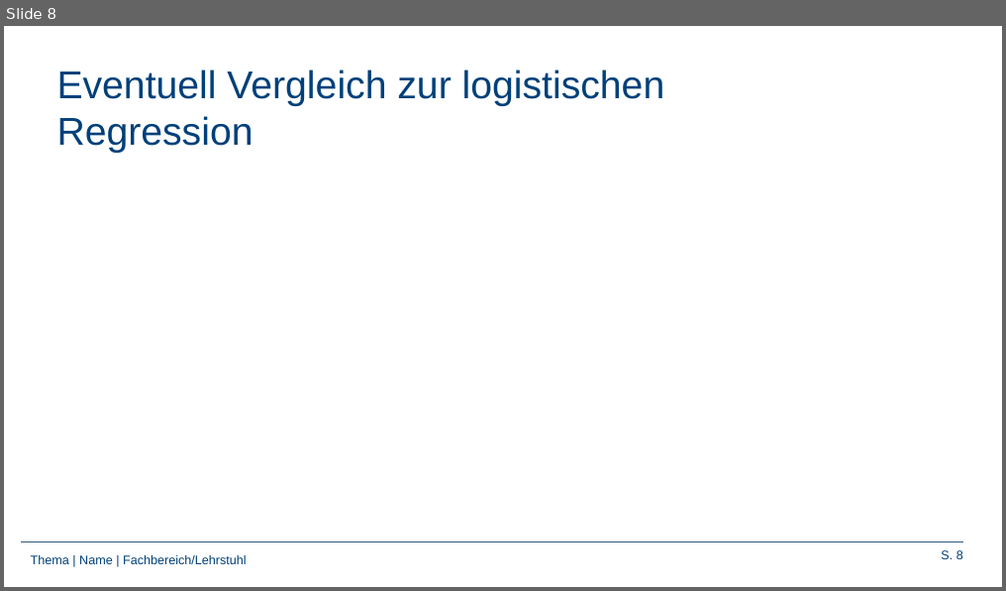
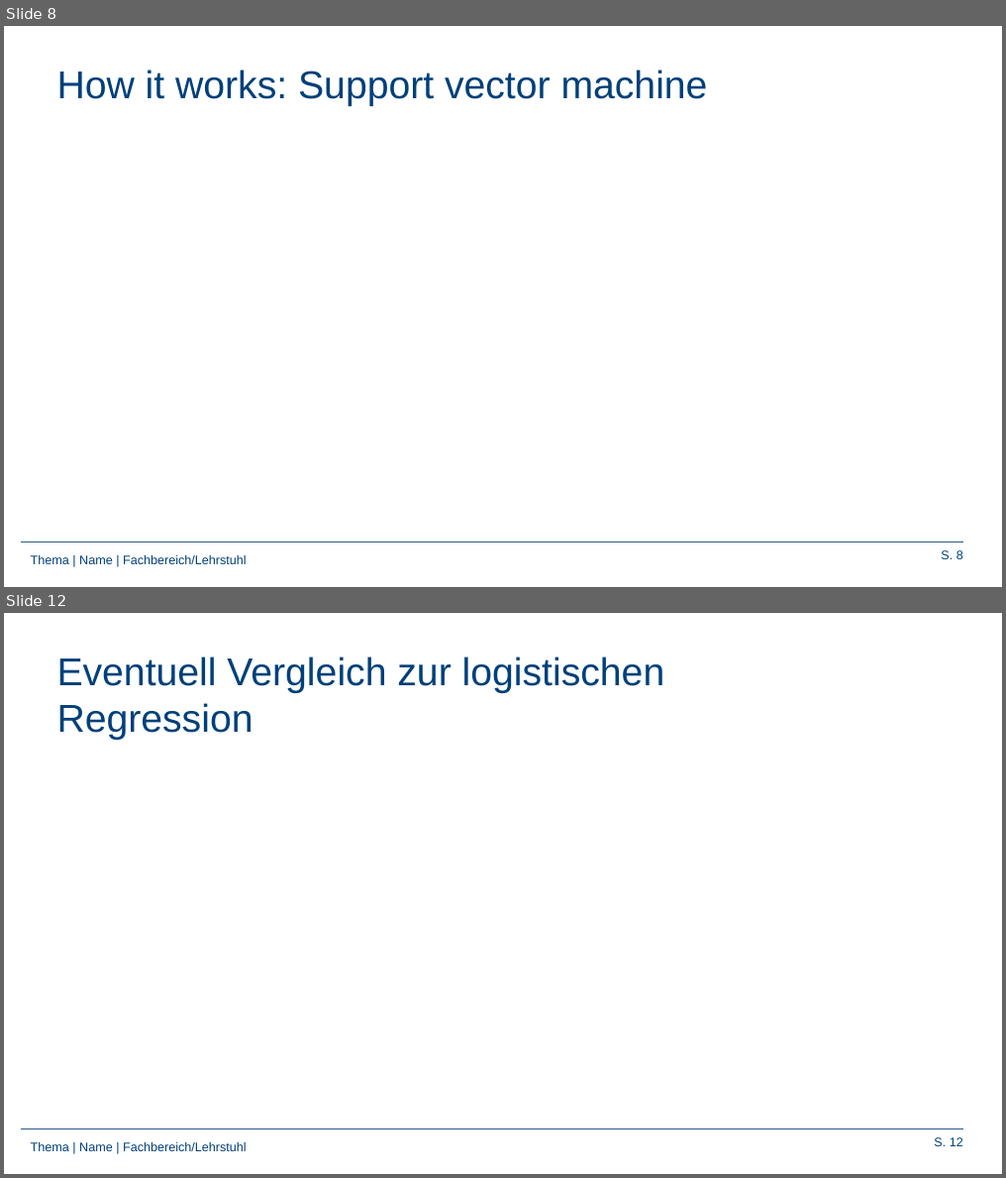
Before and after one commit to Frandersch/Statistical-Machine-Learning, a slide deck: Präsentation/Support Vector Machines.pptx. Shown one above the other, each under a label of ours: slide 8 before the commit, slides 8 and 12 after it; the slides between them are not shown. The pictures are 1006x591 and 1006x1178 pixels, drawn with LibreOffice and Linux fonts; fonts in the diff are those of the drawing; background and template pictures are left out. Boxes give left, top, right and bottom in pixels: in the first picture for what was removed or moved away, otherwise in the second. Text is boxed around its words. In the diff, an @@ line names an element or a change of style, - is before the commit and + after.

```diff
--- a/Präsentation/Support Vector Machines.pptx
+++ b/Präsentation/Support Vector Machines.pptx
@@ slide 8 added at (4, 26, 1002, 587), background #FFFFFF; not listed: 3 template elements that a slide beside it also shows @@
@@ title added at (57, 70, 708, 106), 28 pt, text #00407A @@
+How it works: Support vector machine
@@ what was slide 8 is now slide 12 @@
@@ page number at (934, 1138, 963, 1147): text changed @@
-S. 8
+S. 12
```
Also in this commit, not shown: 2 slides changed, 8 other slides added, 5 slides removed.
